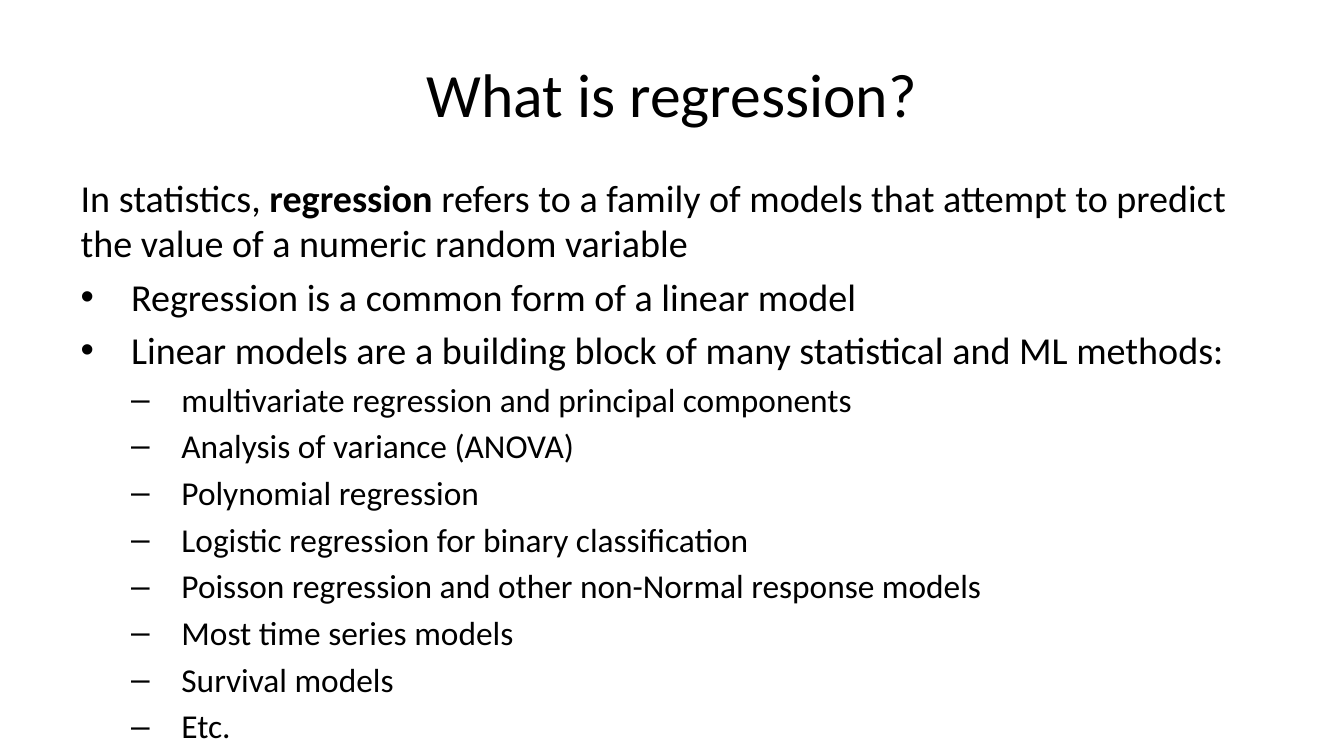
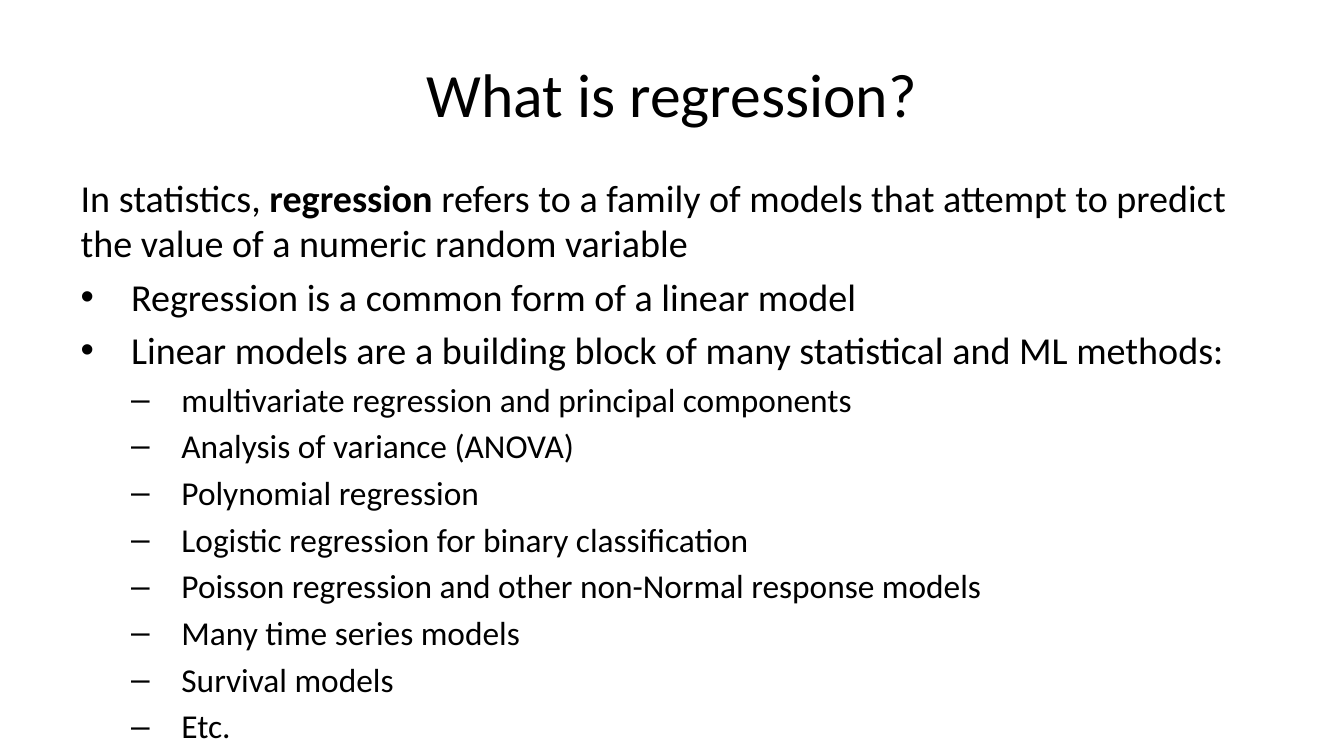
Before and after one commit to StephenElston/CSCI-E-83, a slide deck: slide 6 of LectureSlides/08_IntroductionToLinearModels.pptx. Drawn at 1344x756 pixels with LibreOffice and Linux fonts; fonts in the diff are those of the drawing. Boxes give left, top, right and bottom in pixels: in the first picture for what was removed or moved away, otherwise in the second. Text is boxed around its words. In the diff, an @@ line names an element or a change of style, - is before the commit and + after.

```diff
--- a/LectureSlides/08_IntroductionToLinearModels.pptx
+++ b/LectureSlides/08_IntroductionToLinearModels.pptx
@@ text at [181,621,520,651]: text changed @@
-  – Most time series models
+  – Many time series models
```
Also in this commit, not shown: 4 other slides changed.
